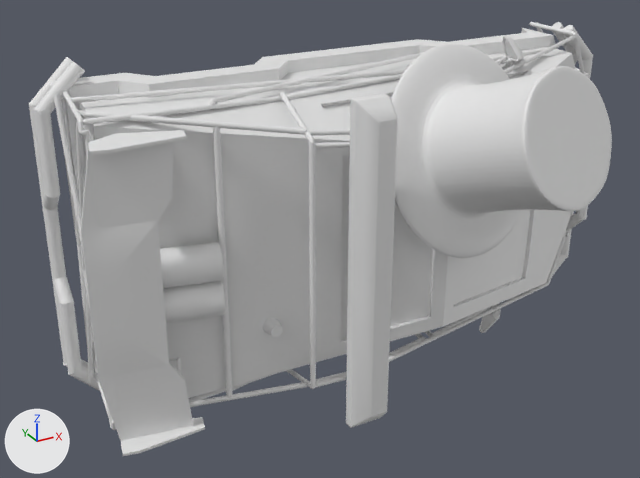
The glTF model public/models/car/default/chassis.glb as it was, and as the next commit left it.
Both versions are drawn from a camera (50 mm lens) standing at (-1.53, -3.15, 1.16) and looking at (-0.23, -0.79, -0.02). The axes (+X, +Y, +Z) are drawn at lower left. The lights are the same throughout. The first picture is the older version. Where no turn or scale is listed for an object, it has been applied to the vertices.

In view in the first picture: 'shadeBlack.001', 'shadeBlack.002', 'shadeBlack.004', 'shadeBlack.005', 'shadeBlack.006', 'shadeBlack.014', 'shadeBlack.027', 'shadeBlack.029', 'shadeBlack.051', 'shadeBlack.055', 'shadeblacksea', 'shadeelevator' and 34 more.
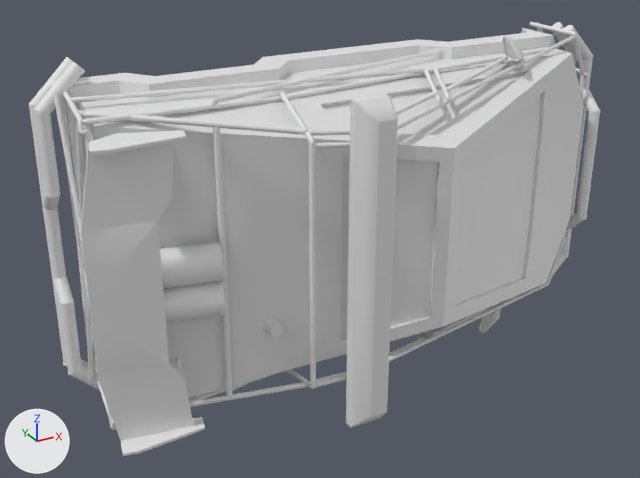
Boxes (x1, y1, x2, y2) around the edits, measured in the pictures (640 x 478 px):
'shadeblacksea', deleted
    before: (391, 44, 612, 258)
'shadeBlack.001', unchanged, uncovered by the edit
    before: (323, 75, 530, 340)
    after: (323, 75, 541, 340)

The change in detail:
Object 'shadeblacksea' (ob_shadeblacksea) is deleted.
